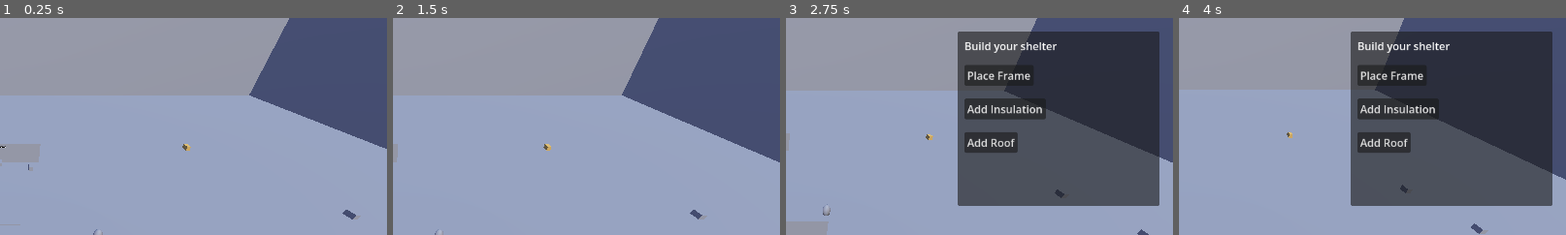
Above: before the commit, frames 1-4 (left to right).
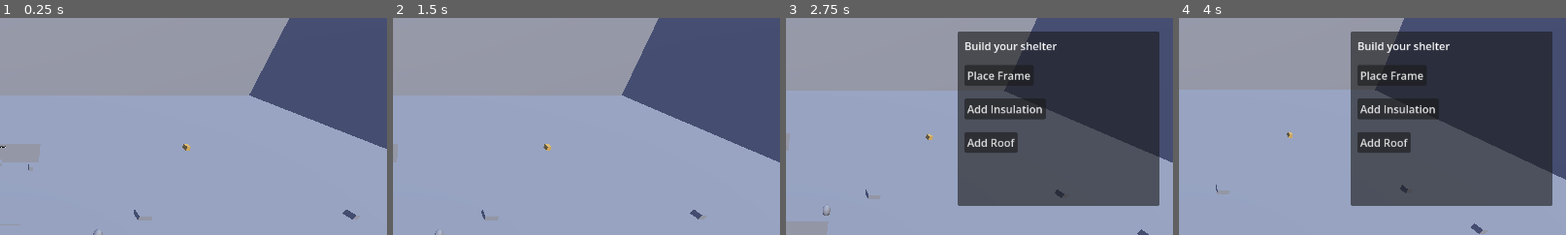
Above: after the commit, the same moments.

Repository: Actulus/scout-camp
Game: Godot game, scene res://scenes/world/world.tscn
The game is run twice, just before and just after one commit, with the same random seed, the same clock (stepped at 60 frames per second) and the same inputs.
Inputs:
- Up to frame 1 (0.25 s): no input
- Up to frame 2 (1.5 s): tap E at 0.5 s; hold D (move_right) 0.53-1.25 s; hold Enter (ui_accept) 0.53-1.25 s; click "Continue" at 1.25 s
- Up to frame 3 (2.75 s): hold S (move_down) from 2.03 s (still down); tap Enter (ui_accept) at 2.1, 2.27, 2.57 s
- Up to frame 4 (4 s): tap E at 2.75 s; release S (move_down) at 2.78 s; hold D (move_right) 2.78-3.5 s; hold Enter (ui_accept) 2.78-3.5 s; click "Continue" at 3.5 s
The pictures show only the part of the screen within x 50-100%, y 0-50%; the shares and areas given below are measured in that part.

The runs differ from the first frame. In frame 1, 0.1% of the frame differs, in the area x 34-40%, y 88-94%; in frame 2, less than 0.1%; in frame 3, less than 0.1%; in frame 4, less than 0.1%.

Commit message:
plant identification skill

Diff:
--- /dev/null
+++ b/data/blueberry.tres
@@ -0,0 +1,9 @@
+[gd_resource type="Resource" script_class="PlantData" format=3 uid="uid://xfddx66rfaiv"]
+
+[ext_resource type="Script" uid="uid://crkf2iigmuimi" path="res://data/plants.gd" id="1_bstuc"]
+
+[resource]
+script = ExtResource("1_bstuc")
+plant_id = "blueberry"
+display_name = "Blueberry"
+is_safe = true
--- /dev/null
+++ b/data/chanterelle.tres
@@ -0,0 +1,9 @@
+[gd_resource type="Resource" script_class="PlantData" format=3 uid="uid://dglhcqt8tg4n8"]
+
+[ext_resource type="Script" uid="uid://crkf2iigmuimi" path="res://data/plants.gd" id="1_ngnlx"]
+
+[resource]
+script = ExtResource("1_ngnlx")
+plant_id = "chanterelle"
+display_name = "Chanterelle"
+is_safe = true
--- /dev/null
+++ b/data/death_cap.tres
@@ -0,0 +1,10 @@
+[gd_resource type="Resource" script_class="PlantData" format=3 uid="uid://mbk1xhu66rja"]
+
+[ext_resource type="Script" uid="uid://crkf2iigmuimi" path="res://data/plants.gd" id="1_cp0h7"]
+
+[resource]
+script = ExtResource("1_cp0h7")
+plant_id = "death_cap"
+display_name = "Death Cap"
+visual_clue = "Pale greenish cap, white ring on stem, bulbous cup at base."
+real_world_fact = "Responsible for over 90 percent of fatal mushroom poisonings worldwide."
--- /dev/null
+++ b/data/elderberry.tres
@@ -0,0 +1,9 @@
+[gd_resource type="Resource" script_class="PlantData" format=3 uid="uid://nvtolh5aqctp"]
+
+[ext_resource type="Script" uid="uid://crkf2iigmuimi" path="res://data/plants.gd" id="1_0n6s5"]
+
+[resource]
+script = ExtResource("1_0n6s5")
+plant_id = "elderberry"
+display_name = "Elderberry"
+is_safe = true
--- /dev/null
+++ b/data/fly_agaric.tres
@@ -0,0 +1,8 @@
+[gd_resource type="Resource" script_class="PlantData" format=3 uid="uid://p8kq5824r1nf"]
+
+[ext_resource type="Script" uid="uid://crkf2iigmuimi" path="res://data/plants.gd" id="1_sbf4r"]
+
+[resource]
+script = ExtResource("1_sbf4r")
+plant_id = "fly_agaric"
+display_name = "Fly Agaric"
--- /dev/null
+++ b/data/nightshade.tres
@@ -0,0 +1,8 @@
+[gd_resource type="Resource" script_class="PlantData" format=3 uid="uid://b831nfl14ho0c"]
+
+[ext_resource type="Script" uid="uid://crkf2iigmuimi" path="res://data/plants.gd" id="1_rl4gk"]
+
+[resource]
+script = ExtResource("1_rl4gk")
+plant_id = "nightshade"
+display_name = "Nightshade"
--- /dev/null
+++ b/data/plants.gd
@@ -0,0 +1,8 @@
+extends Resource
+class_name PlantData
+
+@export var plant_id: String
+@export var display_name: String
+@export var is_safe: bool
+@export var visual_clue: String
+@export var real_world_fact: String
--- a/scenes/camp/camp.tscn
+++ b/scenes/camp/camp.tscn
@@ -6,6 +6,7 @@
 [ext_resource type="Script" uid="uid://bo74ttgf3frte" path="res://scripts/shelter_skill_trigger.gd" id="3_w8r68"]
 [ext_resource type="Script" uid="uid://dpgiskkh3eb5a" path="res://scripts/water_collect_trigger.gd" id="4_8lvbw"]
 [ext_resource type="Script" uid="uid://d17u00sfcm2fw" path="res://scripts/water_skill_trigger.gd" id="4_ou4a0"]
+[ext_resource type="Script" uid="uid://dqky0fh5fpa1v" path="res://scripts/plant_skill_trigger.gd" id="7_m2efa"]
 
 [sub_resource type="BoxMesh" id="BoxMesh_pbcj1"]
 size = Vector3(3, 0.5, 3)
@@ -58,6 +59,10 @@
 
 [sub_resource type="BoxShape3D" id="BoxShape3D_m2efa"]
 size = Vector3(8, 2, 8)
+
+[sub_resource type="BoxMesh" id="BoxMesh_ou4a0"]
+
+[sub_resource type="BoxShape3D" id="BoxShape3D_3171m"]
 
 [node name="Camp" type="Node3D" unique_id=1478507277]
 
@@ -164,3 +169,13 @@
 
 [node name="CollisionShape3D" type="CollisionShape3D" parent="ShelterSkillTrigger" unique_id=1298370173]
 shape = SubResource("BoxShape3D_m2efa")
+
+[node name="PlantSkillTrigger" type="Area3D" parent="." unique_id=618616867]
+transform = Transform3D(1, 0, 0, 0, 1, 0, 0, 0, 1, 10.9325075, 0, -7.6243553)
+script = ExtResource("7_m2efa")
+
+[node name="MeshInstance3D" type="MeshInstance3D" parent="PlantSkillTrigger" unique_id=1138221660]
+mesh = SubResource("BoxMesh_ou4a0")
+
+[node name="CollisionShape3D" type="CollisionShape3D" parent="PlantSkillTrigger" unique_id=8016968]
+shape = SubResource("BoxShape3D_3171m")
--- /dev/null
+++ b/scenes/skills/plant/plant_item.tscn
@@ -0,0 +1,18 @@
+[gd_scene format=3 uid="uid://gwj3rgv43cje"]
+
+[ext_resource type="Script" uid="uid://bo54o20ykls7j" path="res://scripts/plant_item.gd" id="1_kx15x"]
+
+[sub_resource type="CylinderMesh" id="CylinderMesh_nvshm"]
+height = 0.8
+
+[sub_resource type="CylinderShape3D" id="CylinderShape3D_kx15x"]
+height = 0.8
+
+[node name="PlantItem" type="StaticBody3D" unique_id=846562658]
+script = ExtResource("1_kx15x")
+
+[node name="MeshInstance3D" type="MeshInstance3D" parent="." unique_id=1530743851]
+mesh = SubResource("CylinderMesh_nvshm")
+
+[node name="CollisionShape3D" type="CollisionShape3D" parent="." unique_id=151984773]
+shape = SubResource("CylinderShape3D_kx15x")
--- /dev/null
+++ b/scenes/skills/plant/skill_plants.tscn
@@ -0,0 +1,128 @@
+[gd_scene format=3 uid="uid://datj8rwhys2ur"]
+
+[ext_resource type="Script" uid="uid://ibr5xqjbjv35" path="res://scripts/skill_plants.gd" id="1_jodun"]
+
+[sub_resource type="LabelSettings" id="LabelSettings_q4jrr"]
+font_color = Color(0, 0.74509805, 0, 1)
+
+[sub_resource type="LabelSettings" id="LabelSettings_jodun"]
+font_color = Color(1, 0, 0, 1)
+
+[node name="SkillPlants" type="Node3D" unique_id=459686589]
+script = ExtResource("1_jodun")
+
+[node name="PlantUI" type="CanvasLayer" parent="." unique_id=1442387972]
+
+[node name="Control" type="Control" parent="PlantUI" unique_id=1283173029]
+layout_mode = 3
+anchors_preset = 15
+anchor_right = 1.0
+anchor_bottom = 1.0
+grow_horizontal = 2
+grow_vertical = 2
+
+[node name="MainPanel" type="Panel" parent="PlantUI/Control" unique_id=558558401]
+layout_mode = 1
+anchors_preset = -1
+anchor_left = 1.0
+anchor_right = 1.0
+offset_left = -680.0
+offset_top = 20.0
+offset_right = -20.0
+offset_bottom = 450.0
+
+[node name="TitleLabel" type="Label" parent="PlantUI/Control/MainPanel" unique_id=918187090]
+layout_mode = 0
+offset_left = 20.0
+offset_top = 15.0
+offset_right = 155.0
+offset_bottom = 38.0
+text = "Categorize plants"
+
+[node name="ColumnsContainer" type="HBoxContainer" parent="PlantUI/Control/MainPanel" unique_id=202097259]
+layout_mode = 0
+offset_left = 10.0
+offset_top = 50.0
+offset_right = 650.0
+offset_bottom = 350.0
+
+[node name="SafeColumn" type="VBoxContainer" parent="PlantUI/Control/MainPanel/ColumnsContainer" unique_id=443330170]
+custom_minimum_size = Vector2(320, 0)
+layout_mode = 2
+
+[node name="SafeHeader" type="Label" parent="PlantUI/Control/MainPanel/ColumnsContainer/SafeColumn" unique_id=2011928824]
+layout_mode = 2
+text = "SAFE"
+label_settings = SubResource("LabelSettings_q4jrr")
+
+[node name="ChanterelleBtn" type="Button" parent="PlantUI/Control/MainPanel/ColumnsContainer/SafeColumn" unique_id=855142230]
+layout_mode = 2
+text = "Chanterelle"
+
+[node name="BlueberryBtn" type="Button" parent="PlantUI/Control/MainPanel/ColumnsContainer/SafeColumn" unique_id=1072839806]
+layout_mode = 2
+text = "Blueberry"
+
+[node name="ElderberryBtn" type="Button" parent="PlantUI/Control/MainPanel/ColumnsContainer/SafeColumn" unique_id=1911472526]
+layout_mode = 2
+text = "Elderberry"
+
+[node name="DeathCapBtn" type="Button" parent="PlantUI/Control/MainPanel/ColumnsContainer/SafeColumn" unique_id=456082414]
+layout_mode = 2
+text = "Death Cap"
+
+[node name="FlyAgaricBtn" type="Button" parent="PlantUI/Control/MainPanel/ColumnsContainer/SafeColumn" unique_id=2102563463]
+layout_mode = 2
+text = "Fly Agaric"
+
+[node name="NightshadeBtn" type="Button" parent="PlantUI/Control/MainPanel/ColumnsContainer/SafeColumn" unique_id=325285535]
+layout_mode = 2
+text = "Nightshade"
+
+[node name="DangerColumn" type="VBoxContainer" parent="PlantUI/Control/MainPanel/ColumnsContainer" unique_id=1574415374]
+custom_minimum_size = Vector2(320, 0)
+layout_mode = 2
+
+[node name="DangerHeader" type="Label" parent="PlantUI/Control/MainPanel/ColumnsContainer/DangerColumn" unique_id=1652193035]
+layout_mode = 2
+text = "DANGEROUS"
+label_settings = SubResource("LabelSettings_jodun")
+
+[node name="ChanterelleBtn" type="Button" parent="PlantUI/Control/MainPanel/ColumnsContainer/DangerColumn" unique_id=42737808]
+layout_mode = 2
+text = "Chanterelle"
+
+[node name="BlueberryBtn" type="Button" parent="PlantUI/Control/MainPanel/ColumnsContainer/DangerColumn" unique_id=1034693184]
+layout_mode = 2
+text = "Blueberry"
+
+[node name="ElderberryBtn" type="Button" parent="PlantUI/Control/MainPanel/ColumnsContainer/DangerColumn" unique_id=1206544369]
+layout_mode = 2
+text = "Elderberry"
+
+[node name="DeathCapBtn" type="Button" parent="PlantUI/Control/MainPanel/ColumnsContainer/DangerColumn" unique_id=1457714638]
+layout_mode = 2
+text = "Death Cap"
+
+[node name="FlyAgaricBtn" type="Button" parent="PlantUI/Control/MainPanel/ColumnsContainer/DangerColumn" unique_id=2114625566]
+layout_mode = 2
+text = "Fly Agaric"
+
+[node name="NightshadeBtn" type="Button" parent="PlantUI/Control/MainPanel/ColumnsContainer/DangerColumn" unique_id=216141013]
+layout_mode = 2
+text = "Nightshade"
+
+[node name="StatusText" type="Label" parent="PlantUI/Control/MainPanel" unique_id=1975147286]
+layout_mode = 0
+offset_left = 20.0
+offset_top = 370.0
+offset_right = 60.0
+offset_bottom = 393.0
+
+[node name="SubmitBtn" type="Button" parent="PlantUI/Control/MainPanel" unique_id=803013333]
+layout_mode = 0
+offset_left = 300.0
+offset_top = 390.0
+offset_right = 363.0
+offset_bottom = 421.0
+text = "Submit"
--- a/scripts/hud.gd
+++ b/scripts/hud.gd
@@ -7,7 +7,7 @@
 	"plants": Color("#228B22"),
 	"navigation": Color("#FFD700"),
 }
-var badge_slots = ["shelter", "fire", "water", "pants", "navigation"]
+var badge_slots = ["shelter", "fire", "water", "plants", "navigation"]
 
 # Called when the node enters the scene tree for the first time.
 func _ready():
--- /dev/null
+++ b/scripts/plant_item.gd
@@ -0,0 +1,14 @@
+extends StaticBody3D
+
+@export var plant_data: PlantData
+
+# Called when the node enters the scene tree for the first time.
+func _ready():
+	if plant_data:
+		var mat = StandardMaterial3D.new()
+		mat.albedo_color = Color("#c8a505") if plant_data.is_safe else Color("#8b0000")
+		$MeshInstance3D.material_override = mat
+
+func interact(player: Node):
+	var box = get_tree().root.get_node("World/DialogueBox")
+	box.show_dialogue(plant_data.display_name, plant_data.visual_clue + "\n\n" + plant_data.real_world_fact)
--- /dev/null
+++ b/scripts/plant_skill_trigger.gd
@@ -0,0 +1,15 @@
+extends Area3D
+
+var skill_scene = preload("res://scenes/skills/plant/skill_plants.tscn")
+var skill_instance = null
+
+func _ready():
+	body_entered.connect(_on_body_entered)
+
+func _on_body_entered(body):
+	if body.name == "Player" and GameManager.current_day == 4:
+		if skill_instance == null:
+			skill_instance = skill_scene.instantiate()
+			skill_instance.set_player(body)
+			get_tree().root.add_child(skill_instance)
+			skill_instance.global_position = global_position
--- /dev/null
+++ b/scripts/skill_plants.gd
@@ -0,0 +1,61 @@
+extends Node3D
+
+var player_answers: Dictionary = {}
+var correct_answers = {
+	"chanterelle": true,
+	"death_cap": false,
+	"fly_agaric": false,
+	"blueberry": true,
+	"elderberry": true,
+	"nightshade": false
+}
+
+var player_ref: Node
+
+@onready var feedback = $PlantUI/Control/MainPanel/StatusText
+@onready var submit_btn = $PlantUI/Control/MainPanel/SubmitBtn
+
+func _ready():
+	# Safe column buttons
+	$PlantUI/Control/MainPanel/ColumnsContainer/SafeColumn/ChanterelleBtn.pressed.connect(
+		func(): _categorise("chanterelle", true))
+	$PlantUI/Control/MainPanel/ColumnsContainer/SafeColumn/BlueberryBtn.pressed.connect(
+		func(): _categorise("blueberry", true))
+	$PlantUI/Control/MainPanel/ColumnsContainer/SafeColumn/ElderberryBtn.pressed.connect(
+		func(): _categorise("elderberry", true))
+
+	# Danger column buttons
+	$PlantUI/Control/MainPanel/ColumnsContainer/DangerColumn/DeathCapBtn.pressed.connect(
+		func(): _categorise("death_cap", false))
+	$PlantUI/Control/MainPanel/ColumnsContainer/DangerColumn/FlyAgaricBtn.pressed.connect(
+		func(): _categorise("fly_agaric", false))
+	$PlantUI/Control/MainPanel/ColumnsContainer/DangerColumn/NightshadeBtn.pressed.connect(
+		func(): _categorise("nightshade", false))
+
+	submit_btn.pressed.connect(_submit)
+
+func set_player(p: Node):
+	player_ref = p
+	print("player_ref set to: ", player_ref)
+
+func _categorise(plant_id: String, is_safe: bool):
+	player_answers[plant_id] = is_safe
+	feedback.text = plant_id.replace("_", " ").capitalize() + " categorized."
+
+func _submit():
+	if player_answers.size() < 6:
+		feedback.text = "Categorize all plants before submit!"
+		return
+	var all_correct = true
+	for plant_id in correct_answers:
+		if player_answers.get(plant_id) != correct_answers[plant_id]:
+			all_correct = false
+			break
+	if all_correct:
+		feedback.text = "Correct! All plants categorized correctly."
+		GameManager.complete_skill("plants")
+		await get_tree().create_timer(2.0).timeout
+		queue_free()
+	else:
+		feedback.text = "Some categorizations are incorrect. Check the plant and try again."
+		player_answers.clear()
Not shown, added: data/plants.gd.uid
Not shown, added: scripts/plant_item.gd.uid
Not shown, added: scripts/plant_skill_trigger.gd.uid
Not shown, added: scripts/skill_plants.gd.uid
